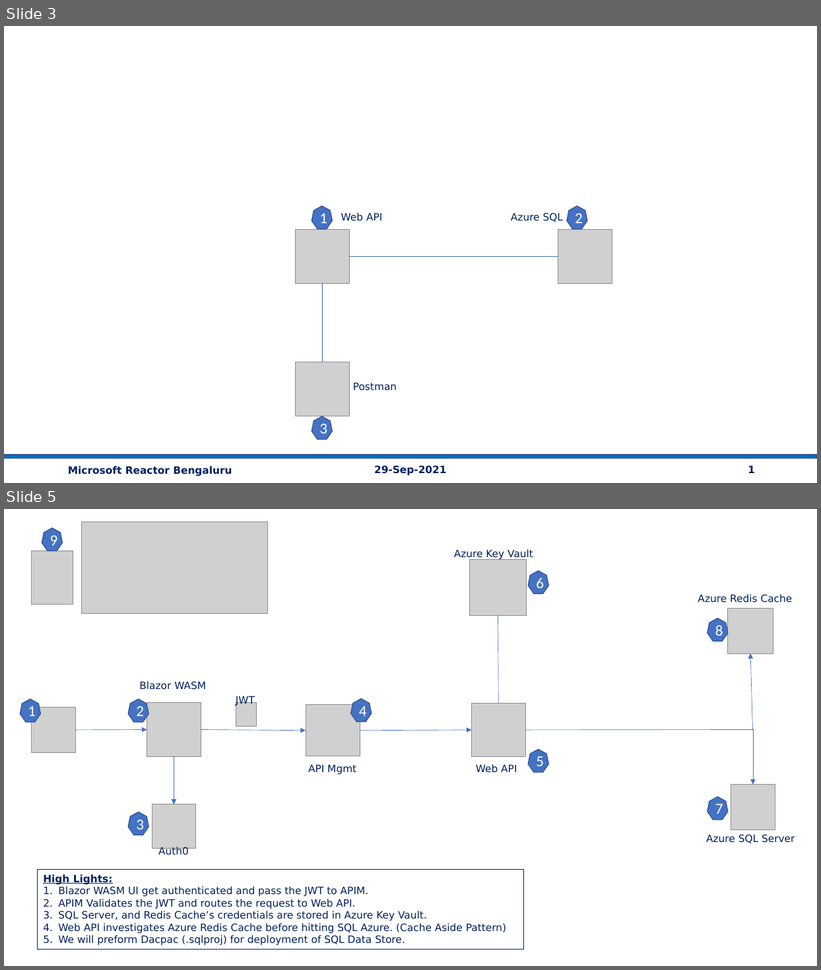
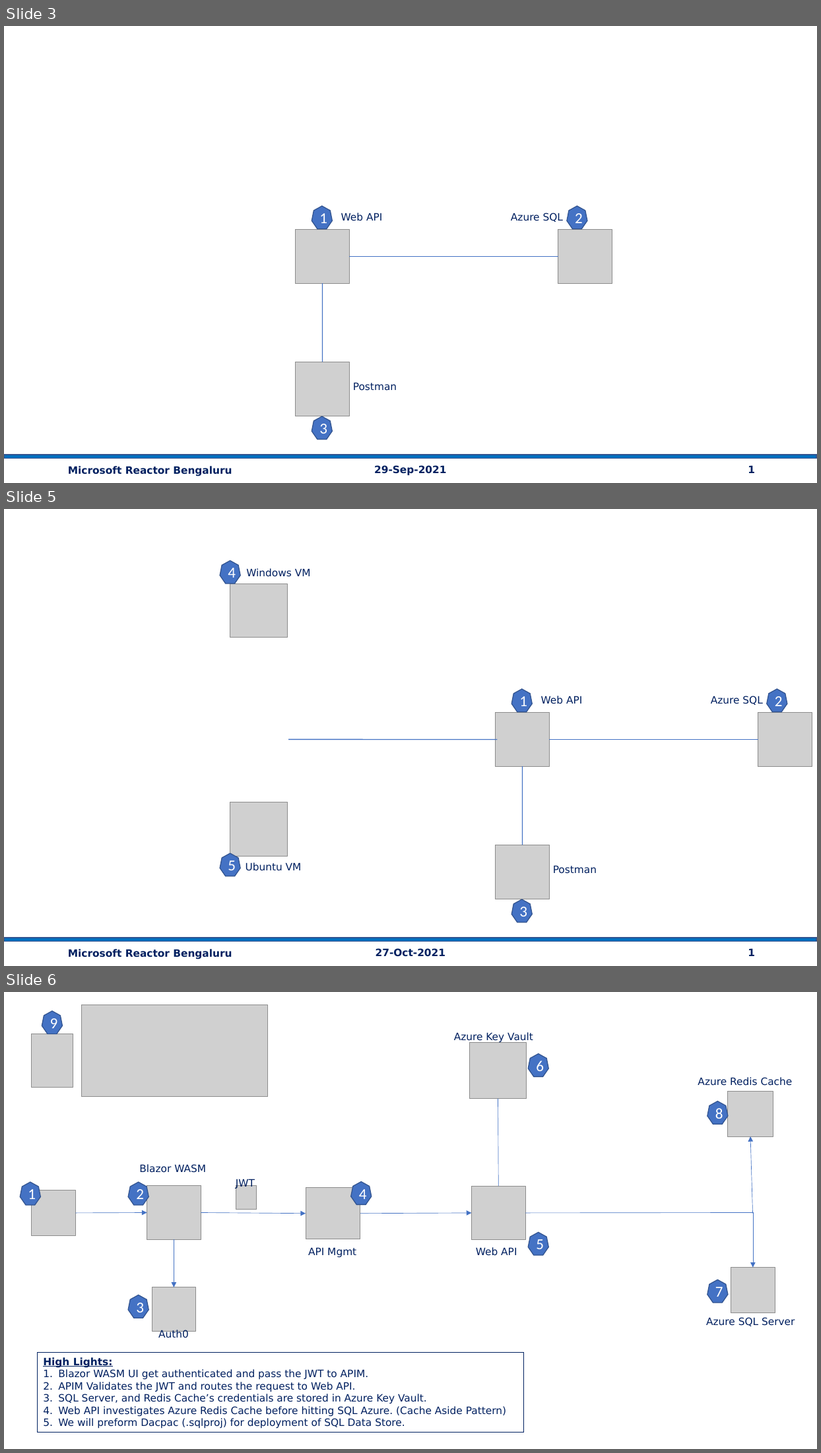
Before and after one commit to vishipayyallore/speaker_series_2021, a slide deck: MicrosoftReactor/Demos.pptx. Shown one above the other, each under a label of ours: slides 3 and 5 before the commit, slides 3, 5 and 6 after it; the slides between them are not shown. The pictures are 821x970 and 821x1453 pixels, drawn with LibreOffice and Linux fonts; fonts in the diff are those of the drawing; grey boxes stand for pictures. Boxes give left, top, right and bottom in pixels: in the first picture for what was removed or moved away, otherwise in the second. Text is boxed around its words. In the diff, an @@ line names an element or a change of style, - is before the commit and + after.

```diff
--- a/MicrosoftReactor/Demos.pptx
+++ b/MicrosoftReactor/Demos.pptx
@@ slide 5 added at [4, 509, 817, 966], background #FFFFFF @@
@@ heptagon added at [220, 561, 241, 584], fill #4472C4, outline #325491 1 pt, 18 pt, text #FFFFFF @@
+4
@@ picture added at [230, 584, 288, 638] @@
@@ text added at [246, 568, 311, 577], 12 pt, text #002060 @@
+Windows VM
@@ heptagon added at [512, 689, 533, 712], fill #4472C4, outline #325491 1 pt, 18 pt, text #FFFFFF @@
+1
@@ text added at [541, 696, 582, 704], 12 pt, text #002060 @@
+Web API
@@ text added at [711, 696, 762, 705], 12 pt, text #002060 @@
+Azure SQL
@@ heptagon added at [767, 689, 788, 712], fill #4472C4, outline #325491 1 pt, 18 pt, text #FFFFFF @@
+2
@@ picture added at [496, 713, 550, 767] @@
@@ picture added at [758, 713, 813, 767] @@
@@ line added from (289, 739) to (498, 739), #4472C4 1 pt @@
@@ line added from (549, 739) to (758, 739), #4472C4 1 pt @@
@@ line added from (523, 766) to (523, 845), #4472C4 1 pt @@
@@ picture added at [230, 803, 288, 857] @@
@@ picture added at [496, 845, 550, 900] @@
@@ heptagon added at [220, 854, 241, 877], fill #4472C4, outline #325491 1 pt, 18 pt, text #FFFFFF @@
+5
@@ text added at [246, 863, 302, 871], 12 pt, text #002060 @@
+Ubuntu VM
@@ text added at [553, 865, 597, 874], 12 pt, text #002060 @@
+Postman
@@ heptagon added at [512, 900, 533, 923], fill #4472C4, outline #325491 1 pt, 18 pt, text #FFFFFF @@
+3
@@ rectangle added at [4, 938, 816, 941], fill #0070C0, outline #325491 1 pt @@
@@ text added at [68, 949, 232, 960], 12 pt, text #002060, bold @@
+Microsoft Reactor Bengaluru
@@ text added at [376, 949, 446, 957], 12 pt, text #002060, bold @@
+27-Oct-2021
@@ text added at [748, 949, 755, 956], 12 pt, text #002060, bold @@
+1
@@ what was slide 5 is now slide 6 @@
```
Also in this commit, not shown: 2 slides changed, 6 other files.
